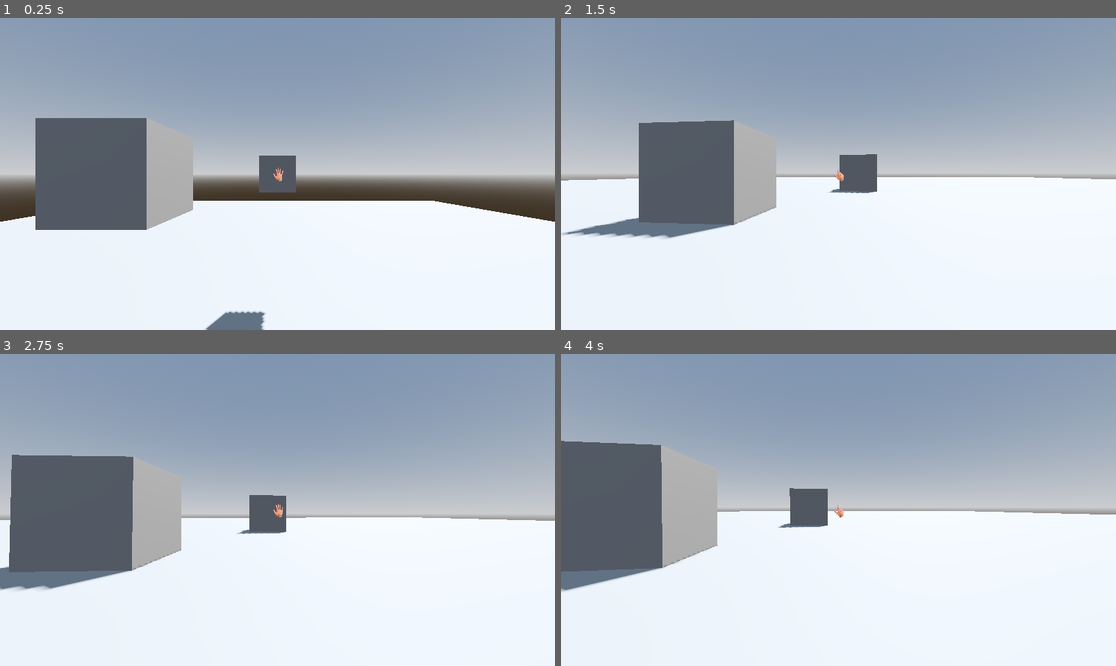
Above: before the commit, frames 1-4 (two rows, left to right).
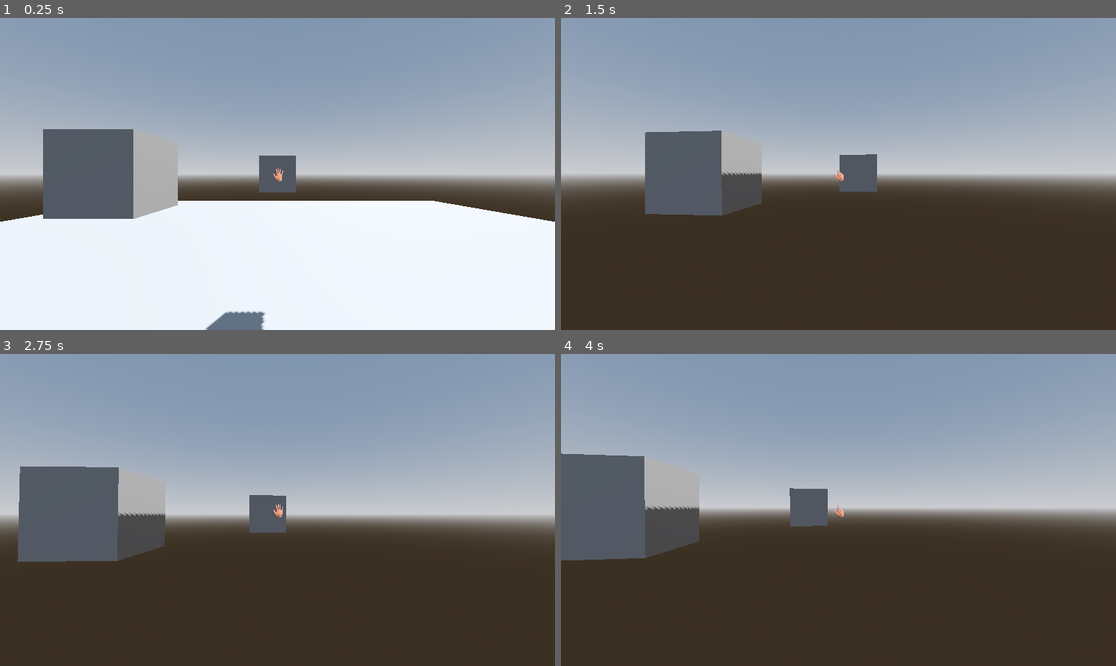
Above: after the commit, the same moments.

Repository: NunoMBatista/Carro-Serrano
Game: Godot game, scene res://scenes/main_scene.tscn
The game is run twice, just before and just after one commit, with the same random seed, the same clock (stepped at 60 frames per second) and the same inputs.
Inputs (mouse positions are in pixels of both pictures, inside the frame that each line leads up to):
- Up to frame 1 (0.25 s): no input
- Up to frame 2 (1.5 s): move the mouse to (866, 174) at 0.52 s; tap Space (ui_select) at 0.77 s; tap Enter at 1.25 s; move the mouse to (810, 174) at 1.27 s
- Up to frame 3 (2.75 s): tap Space (ui_select) at 1.52, 2 s; move the mouse to (288, 503) at 2.02 s
- Up to frame 4 (4 s): tap Enter at 2.75 s; move the mouse to (832, 516) at 2.77 s; tap Space (ui_select) at 3.02, 3.5, 3.77 s; move the mouse to (877, 513) at 3.52 s

The runs differ from the first frame. In frame 1, 3.1% of the frame differs, in the area x 6-35%, y 32-68%; in frame 2, 48%; in frame 3, 46%; in frame 4, 48%, in the area x 0-100%, y 27-100%.

Commit message:
alerta desgrudei chão do player e agora tudo cai

Diff:
--- a/game-files/scenes/main_scene.tscn
+++ b/game-files/scenes/main_scene.tscn
@@ -17,8 +17,7 @@
 
 [sub_resource type="PlaneMesh" id="PlaneMesh_gyfs4"]
 
-[sub_resource type="ConcavePolygonShape3D" id="ConcavePolygonShape3D_d5x1h"]
-data = PackedVector3Array(1, 0, 1, -1, 0, 1, 1, 0, -1, -1, 0, 1, -1, 0, -1, 1, 0, -1)
+[sub_resource type="WorldBoundaryShape3D" id="WorldBoundaryShape3D_w2twt"]
 
 [node name="Node3D" type="Node3D"]
 
@@ -36,7 +35,7 @@
 [node name="StaticBody3D" type="StaticBody3D" parent="MeshInstance3D"]
 
 [node name="CollisionShape3D" type="CollisionShape3D" parent="MeshInstance3D/StaticBody3D"]
-shape = SubResource("ConcavePolygonShape3D_d5x1h")
+shape = SubResource("WorldBoundaryShape3D_w2twt")
 
 [node name="Player" parent="." groups=["interactable"] instance=ExtResource("1_0f027")]
 transform = Transform3D(1, 0, 0, 0, 1, 0, 0, 0, 1, 0, 3.731502, 6.164627)
--- a/game-files/scenes/player.tscn
+++ b/game-files/scenes/player.tscn
@@ -1,23 +1,30 @@
-[gd_scene load_steps=10 format=3 uid="uid://bnlpmggkpjkmy"]
+[gd_scene load_steps=12 format=3 uid="uid://bnlpmggkpjkmy"]
 
 [ext_resource type="Script" uid="uid://b88kw14blcnqb" path="res://scripts/camera_movement.gd" id="1_4flbx"]
 [ext_resource type="Script" uid="uid://biseug8aolewx" path="res://scenes/cross_hair.gd" id="2_dqkch"]
 [ext_resource type="Texture2D" uid="uid://n501qceousrk" path="res://assets/point_1.png" id="3_qlg0r"]
-[ext_resource type="Script" path="res://scenes/texture_rect.gd" id="4_tuyoq"]
+[ext_resource type="Script" uid="uid://bm7qwjijf78je" path="res://scenes/texture_rect.gd" id="4_tuyoq"]
 [ext_resource type="Script" uid="uid://cqd8b7nxr15ej" path="res://scenes/teste_interaction.gd" id="5_qlg0r"]
+[ext_resource type="Script" uid="uid://4qs786lmlwo0" path="res://scenes/static_body_3d_2.gd" id="6_tuyoq"]
 
-[sub_resource type="BoxMesh" id="BoxMesh_4flbx"]
-
-[sub_resource type="ConvexPolygonShape3D" id="ConvexPolygonShape3D_4flbx"]
-points = PackedVector3Array(-0.5, -0.5, -0.5, 0.5, 0.5, 0.5, 0.5, -0.5, 0.5, 0.5, 0.5, -0.5, -0.5, 0.5, 0.5, 0.5, -0.5, -0.5, -0.5, -0.5, 0.5, -0.5, 0.5, -0.5)
+[sub_resource type="CapsuleShape3D" id="CapsuleShape3D_tuyoq"]
 
 [sub_resource type="BoxMesh" id="BoxMesh_dqkch"]
 
 [sub_resource type="ConcavePolygonShape3D" id="ConcavePolygonShape3D_qlg0r"]
 data = PackedVector3Array(-0.5, 0.5, 0.5, 0.5, 0.5, 0.5, -0.5, -0.5, 0.5, 0.5, 0.5, 0.5, 0.5, -0.5, 0.5, -0.5, -0.5, 0. …(500 unchanged characters)…
 
+[sub_resource type="BoxMesh" id="BoxMesh_fjrip"]
+
+[sub_resource type="ConcavePolygonShape3D" id="ConcavePolygonShape3D_smehm"]
+data = PackedVector3Array(-0.5, 0.5, 0.5, 0.5, 0.5, 0.5, -0.5, -0.5, 0.5, 0.5, 0.5, 0.5, 0.5, -0.5, 0.5, -0.5, -0.5, 0.5, 0.5, 0.5, -0.5, -0.5, 0.5, -0.5, 0.5, -0.5, -0.5, -0.5, 0.5, -0.5, -0.5, -0.5, -0.5, 0.5, -0.5, -0.5, 0.5, 0.5, 0.5, 0.5, 0.5, -0.5, 0.5, -0.5, 0.5, 0.5, 0.5, -0.5, 0.5, -0.5, -0.5, 0.5, -0.5, 0.5, -0.5, 0.5, -0.5, -0.5, 0.5, 0.5, -0.5, -0.5, -0.5, -0.5, 0.5, 0.5, -0.5, -0.5, 0.5, -0.5, -0.5, -0.5, 0.5, 0.5, 0.5, -0.5, 0.5, 0.5, 0.5, 0.5, -0.5, -0.5, 0.5, 0.5, -0.5, 0.5, -0.5, 0.5, 0.5, -0.5, -0.5, -0.5, 0.5, 0.5, -0.5, 0.5, -0.5, -0.5, -0.5, 0.5, -0.5, 0.5, 0.5, -0.5, -0.5, -0.5, -0.5, -0.5)
+
 [node name="Player" type="RigidBody3D"]
 script = ExtResource("1_4flbx")
+
+[node name="CollisionShape3D" type="CollisionShape3D" parent="."]
+transform = Transform3D(1, 0, 0, 0, 1, 0, 0, 0, 1, 0, 1, 0)
+shape = SubResource("CapsuleShape3D_tuyoq")
 
 [node name="TwistPivot" type="Node3D" parent="."]
 
@@ -30,14 +37,6 @@
 target_position = Vector3(0, 0, -10)
 collision_mask = 2
 collide_with_areas = true
-
-[node name="MeshInstance3D" type="MeshInstance3D" parent="."]
-transform = Transform3D(1, 0, 0, 0, 1, 0, 0, 0, 1, -1.6731125, 0, -2.3245)
-mesh = SubResource("BoxMesh_4flbx")
-
-[node name="CollisionShape3D" type="CollisionShape3D" parent="."]
-transform = Transform3D(1, 0, 0, 0, 1, 0, 0, 0, 1, -1.6731125, 0, -2.3245)
-shape = SubResource("ConvexPolygonShape3D_4flbx")
 
 [node name="Control" type="CanvasLayer" parent="."]
 
@@ -81,3 +80,16 @@
 [node name="CollisionShape3D" type="CollisionShape3D" parent="StaticBody3D"]
 transform = Transform3D(1, 0, 0, 0, 1, 0, 0, 0, 1, 0, 0, -3)
 shape = SubResource("ConcavePolygonShape3D_qlg0r")
+
+[node name="StaticBody3D2" type="StaticBody3D" parent="."]
+collision_layer = 2
+collision_mask = 2
+script = ExtResource("6_tuyoq")
+
+[node name="MeshInstance3D" type="MeshInstance3D" parent="StaticBody3D2"]
+transform = Transform3D(1, 0, 0, 0, 1, 0, 0, 0, 1, -2.0987148, 0, -2.7518709)
+mesh = SubResource("BoxMesh_fjrip")
+
+[node name="CollisionShape3D" type="CollisionShape3D" parent="StaticBody3D2"]
+transform = Transform3D(1, 0, 0, 0, 1, 0, 0, 0, 1, -2.0987148, 0, -2.7518709)
+shape = SubResource("ConcavePolygonShape3D_smehm")
--- /dev/null
+++ b/game-files/scenes/static_body_3d_2.gd
@@ -0,0 +1,7 @@
+extends StaticBody3D
+
+
+func interact():
+	print("Dashboard button pressed!")
+
+	# Put any effect here: animation, sound, toggling lights, etc.
--- a/game-files/scripts/camera_movement.gd
+++ b/game-files/scripts/camera_movement.gd
@@ -1,4 +1,4 @@
-extends Node
+extends Node3D
 
 var mouse_sensitivity := 0.001
 var twist_input := 0.0 # how much mouse has moved horizontally every frame
@@ -32,6 +32,9 @@
 	twist_input = 0.0
 	pitch_input = 0.0
 
+	if global_position.y < 0.0:
+		global_position.y = 0.0
+
 func _unhandled_input(event: InputEvent) -> void:
 	if event is InputEventMouseMotion:
 		if Input.get_mouse_mode() == Input.MOUSE_MODE_CAPTURED:
Not shown, added: game-files/scenes/static_body_3d_2.gd.uid
